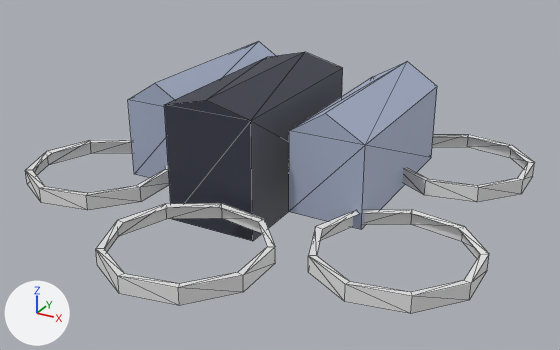
The glTF model assets/models/barracks.glb as it was, and as the next commit left it.
The view is the same before and after, from a 50 mm lens placed at (11.66, -21.67, 10.7), pointed at (0.59, -1.54, 0.64). The axes (+X, +Y, +Z) are drawn at lower left. The lights are the same throughout. The first picture is the older version. Mesh edges are drawn as thin lines. Where no turn or scale is listed for an object, it has been applied to the vertices. Vertices at exactly the same position are counted once.

Before the edit, the objects in view are built like this:
```python
ob_cube_025 = bpy.data.objects.new('Cube.025', me_cube_030)
ob_cube_025.location = (-3.58, 0.96, 1.17)
ob_cube_026 = bpy.data.objects.new('Cube.026', me_cube_027)
ob_cube_026.location = (-0.86, -0.27, 1.13)
ob_cube_027 = bpy.data.objects.new('Cube.027', me_cube_031)
ob_cube_027.location = (2.55, 0.96, 1.17)
ob_cylinder_004 = bpy.data.objects.new('Cylinder.004', me_cylinder_004)
ob_cylinder_004.location = (5.15, 3.14, 0.18)
ob_cylinder_004.rotation_euler = (0.0, 0.0, 1.571)  # degrees (0, 0, 90)
ob_cylinder_004.scale = (0.514, 0.514, 0.514)
ob_cylinder_005 = bpy.data.objects.new('Cylinder.005', me_cylinder_005)
ob_cylinder_005.location = (-5.34, -3.32, 0.2)
ob_cylinder_006 = bpy.data.objects.new('Cylinder.006', me_cylinder_006)
ob_cylinder_006.location = (0.29, -6.31, 0.18)
ob_cylinder_006.rotation_euler = (0.0, 0.0, 1.571)  # degrees (0, 0, 90)
ob_cylinder_006.scale = (0.514, 0.514, 0.514)
ob_cylinder_007 = bpy.data.objects.new('Cylinder.007', me_cylinder_007)
ob_cylinder_007.location = (5.45, -3.76, 0.1)
ob_cylinder_007.rotation_euler = (0.0, 0.0, 1.571)  # degrees (0, 0, 90)
ob_cylinder_007.scale = (0.514, 0.514, 0.514)
```
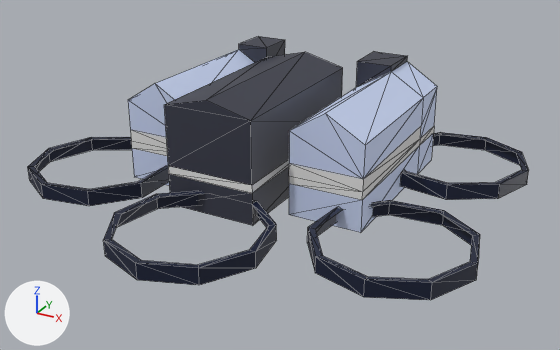
What differs and where, as boxes (x1, y1, x2, y2) in the pictures (560 x 350 px):
'Cube.026', reshaped (8% shorter)
    before: (164, 52, 343, 241)
    after: (164, 52, 343, 225)
'Cube.027', recoloured, reshaped (8% taller)
    before: (289, 62, 437, 229)
    after: (289, 52, 437, 233)
'Cylinder.006', recoloured, moved, turned
    before: (96, 203, 275, 305)
    after: (104, 191, 277, 285)
'Cylinder.007', recoloured, moved, turned
    before: (308, 209, 489, 314)
    after: (307, 200, 480, 300)
'Cube.025', recoloured, reshaped (7% wider, 9% taller)
    before: (128, 41, 275, 178)
    after: (128, 36, 285, 185)
'Cylinder.005', recoloured, moved
    before: (26, 140, 169, 210)
    after: (28, 137, 169, 206)
'Cylinder.004', recoloured, moved, turned
    before: (403, 134, 535, 202)
    after: (400, 132, 529, 200)
part 2 of me_cube_027, cut back
    before: (164, 93, 342, 241)
    after: (164, 93, 342, 225)

Patch to the scene script:
```diff
--- a/assets/models/barracks.glb.py
+++ b/assets/models/barracks.glb.py
@@ mat_material_019 @@
 mat_material_019 = principled_material('Material.019')
-mat_material_019.base_color = (0.426, 0.485, 0.645)  # blue #afb9d2
+mat_material_019.base_color = (0.657, 0.75, 1.0)  # blue #d4e1ff
 mat_material_019.metallic = 0.19
@@ mat_material_020 @@
 mat_material_020 = principled_material('Material.020')
-mat_material_020.base_color = (0.426, 0.485, 0.645)  # blue #afb9d2
+mat_material_020.base_color = (0.657, 0.75, 1.0)  # blue #d4e1ff
 mat_material_020.metallic = 0.19
@@ me_cube_030 @@
-me_cube_030.from_pydata(...)  # 10 vertices, 16 faces; spans x -1.23..1.23, y -3.25..3.25, z -1.36..2.11
+me_cube_030.from_pydata(...)  # 34 vertices, 64 faces; spans x -1.23..1.23, y -3.25..3.25, z -1.47..2.31
+# me_cube_030 part 1
+# 4 vertices are removed from x -1.23..1.23, y -3.25..3.25, z -1.36
+# 15 faces are deleted
+# 14 vertices are added at x -1.23..1.23, y -3.25..3.25, z -1.47..2.31
+# 8 new vertices lie (2.46, 0.0, 0.0) away from vertices in x -1.23, y -3.25..3.25, z -1.47..0.29
+# 6 new vertices lie (0.0, -1.42, 0.0) away from vertices in x -1.23..1.23, y 3.25, z -0.38..1.36
+# 37 new faces join them, mat_material_019 (blue #d4e1ff)
+# 12 new faces join them, mat_lights (white #e7e7e7)
+# 4 new faces join them, mat_teamcolor (white #e7e7e7)
+# 10 new faces join them, mat_material_018 (greyish blue #363947)
 me_cube_030.materials.append(mat_material_019)
+me_cube_030.materials.append(mat_lights)  # white #e7e7e7
+me_cube_030.materials.append(mat_teamcolor)  # white #e7e7e7
+me_cube_030.materials.append(mat_material_018)  # greyish blue #363947
@@ me_cube_027 @@
-me_cube_027.from_pydata(...)  # 10 vertices, 16 faces; spans x -1.55..1.55, y -3.19..3.19, z -1.97..2.36
+me_cube_027.from_pydata(...)  # 18 vertices, 32 faces; spans x -1.55..1.55, y -3.19..3.19, z -1.43..2.36
+# me_cube_027 part 2: 4 vertices removed from x -1.55..1.55, y -3.19..3.19, z -1.97; 12 vertices added at x -1.55..1.55, y -3.19..3.19, z -1.43..-0.07
 me_cube_027.materials.append(mat_material_018)
+me_cube_027.materials.append(mat_lights)  # white #e7e7e7
@@ me_cube_031 @@
-me_cube_031.from_pydata(...)  # 10 vertices, 16 faces; spans x -1.23..1.23, y -3.25..3.25, z -1.36..2.11
+me_cube_031.from_pydata(...)  # 34 vertices, 64 faces; spans x -1.23..1.23, y -3.25..3.25, z -1.47..2.31
+# me_cube_031 part 3
+# 4 vertices are removed from x -1.23..1.23, y -3.25..3.25, z -1.36
+# 15 faces are deleted
+# 15 vertices are added at x -1.23..1.23, y -3.25..3.25, z -1.47..2.31
+# 7 new vertices lie (2.46, 0.0, 0.0) away from vertices in x -1.23, y -3.25..3.25, z -1.47..-0.12
+# 6 new vertices lie (0.0, -1.51, 0.0) away from vertices in x -1.23..1.23, y 3.25, z -0.38..1.36
+# 37 new faces join them, mat_material_020 (blue #d4e1ff)
+# 12 new faces join them, mat_lights (white #e7e7e7)
+# 4 new faces join them, mat_teamcolor (white #e7e7e7)
+# 10 new faces join them, mat_material_018 (greyish blue #363947)
 me_cube_031.materials.append(mat_material_020)
+me_cube_031.materials.append(mat_lights)  # white #e7e7e7
+me_cube_031.materials.append(mat_teamcolor)  # white #e7e7e7
+me_cube_031.materials.append(mat_material_018)  # greyish blue #363947
@@ me_cylinder_004 @@
 me_cylinder_004.from_pydata(...)  # 27 vertices, 36 faces; spans x -4.73..4.73, y -4.52..4.81, z -0.5..0.5
-me_cylinder_004.materials.append(mat_teamcolor)  # white #e7e7e7
+me_cylinder_004.materials.append(mat_rings)  # dark blue #0d1834
@@ me_cylinder_005 @@
 me_cylinder_005.from_pydata(...)  # 27 vertices, 36 faces; spans x -2.47..2.32, y -2.43..2.43, z -0.26..0.26
-me_cylinder_005.materials.append(mat_teamcolor)  # white #e7e7e7
+me_cylinder_005.materials.append(mat_rings)  # dark blue #0d1834
@@ me_cylinder_006 @@
 me_cylinder_006.from_pydata(...)  # 27 vertices, 36 faces; spans x -4.73..4.73, y -4.52..4.81, z -0.5..0.5
-me_cylinder_006.materials.append(mat_teamcolor)  # white #e7e7e7
+me_cylinder_006.materials.append(mat_rings)  # dark blue #0d1834
@@ me_cylinder_007 @@
 me_cylinder_007.from_pydata(...)  # 27 vertices, 36 faces; spans x -4.73..4.73, y -4.52..4.81, z -0.5..0.5
-me_cylinder_007.materials.append(mat_teamcolor)  # white #e7e7e7
+me_cylinder_007.materials.append(mat_rings)  # dark blue #0d1834
@@ ob_cylinder_004 @@
 ob_cylinder_004 = bpy.data.objects.new('Cylinder.004', me_cylinder_004)
-ob_cylinder_004.location = (5.15, 3.14, 0.18)
-ob_cylinder_004.rotation_euler = (0.0, 0.0, 1.571)  # degrees (0, 0, 90)
+ob_cylinder_004.location = (4.99, 3.14, 0.18)
+ob_cylinder_004.rotation_euler = (0.0, 0.0, 1.932)  # degrees (0, 0, 111)
 ob_cylinder_004.scale = (0.514, 0.514, 0.514)
@@ ob_cylinder_005 @@
 ob_cylinder_005 = bpy.data.objects.new('Cylinder.005', me_cylinder_005)
-ob_cylinder_005.location = (-5.34, -3.32, 0.2)
+ob_cylinder_005.location = (-5.5, -3.07, 0.2)
@@ ob_cylinder_006 @@
 ob_cylinder_006 = bpy.data.objects.new('Cylinder.006', me_cylinder_006)
-ob_cylinder_006.location = (0.29, -6.31, 0.18)
-ob_cylinder_006.rotation_euler = (0.0, 0.0, 1.571)  # degrees (0, 0, 90)
+ob_cylinder_006.location = (-0.15, -5.52, 0.18)
+ob_cylinder_006.rotation_euler = (0.0, 0.0, 1.741)  # degrees (0, 0, 100)
 ob_cylinder_006.scale = (0.514, 0.514, 0.514)
@@ ob_cylinder_007 @@
 ob_cylinder_007 = bpy.data.objects.new('Cylinder.007', me_cylinder_007)
-ob_cylinder_007.location = (5.45, -3.76, 0.1)
-ob_cylinder_007.rotation_euler = (0.0, 0.0, 1.571)  # degrees (0, 0, 90)
+ob_cylinder_007.location = (5.19, -3.3, 0.1)
+ob_cylinder_007.rotation_euler = (0.0, 0.0, 1.815)  # degrees (0, 0, 104)
 ob_cylinder_007.scale = (0.514, 0.514, 0.514)
```
